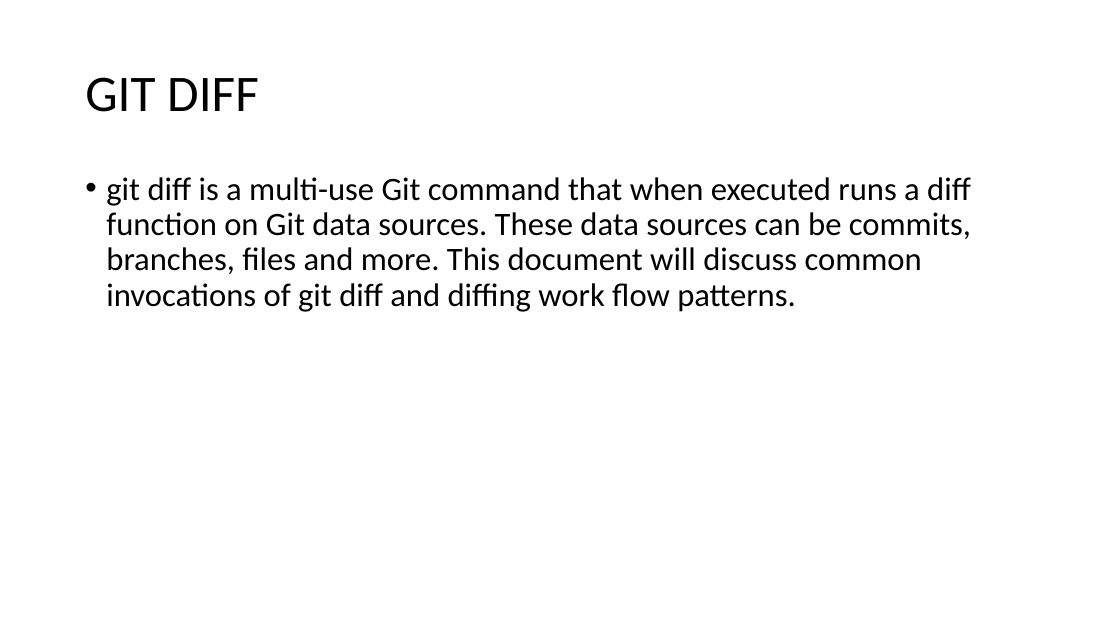
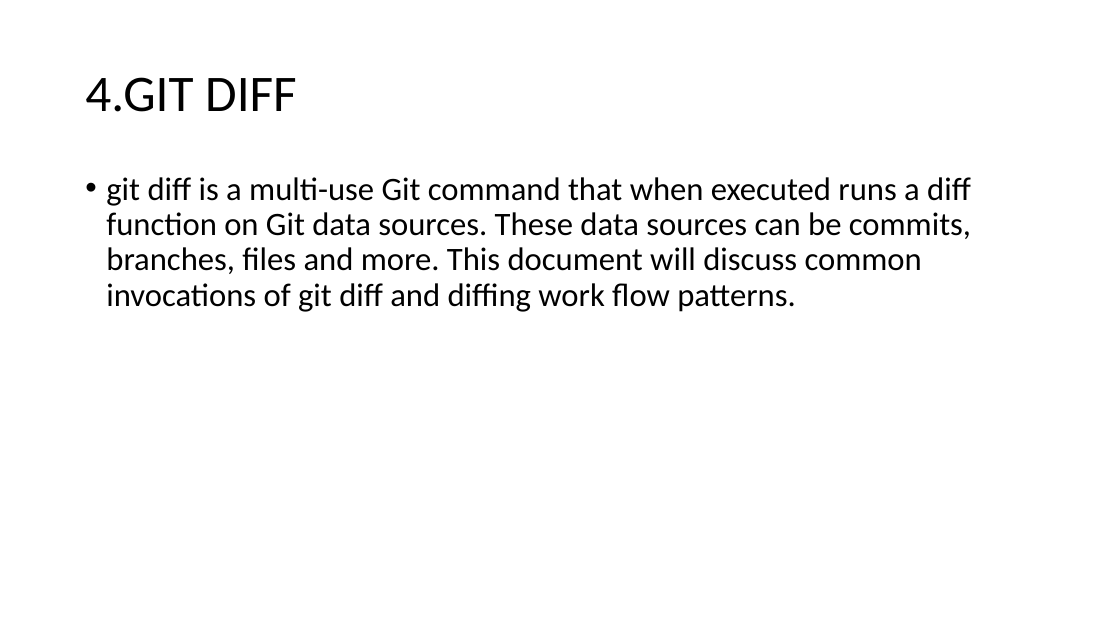
Before and after one commit to abhisheksajwan98/GIT-CONCEPTS, a slide deck: slide 7 of KOSS TASK(ROUND 2).pptx (slide 6 before the commit). Drawn at 1120x630 pixels with LibreOffice and Linux fonts; fonts in the diff are those of the drawing. Boxes give left, top, right and bottom in pixels: in the first picture for what was removed or moved away, otherwise in the second. Text is boxed around its words. In the diff, an @@ line names an element or a change of style, - is before the commit and + after.

```diff
--- a/KOSS TASK(ROUND 2).pptx
+++ b/KOSS TASK(ROUND 2).pptx
@@ title at <box>85,77,297,112</box>: text changed @@
-GIT DIFF
+4.GIT DIFF
```
Also in this commit, not shown: 7 other slides changed, 1 slide added.
